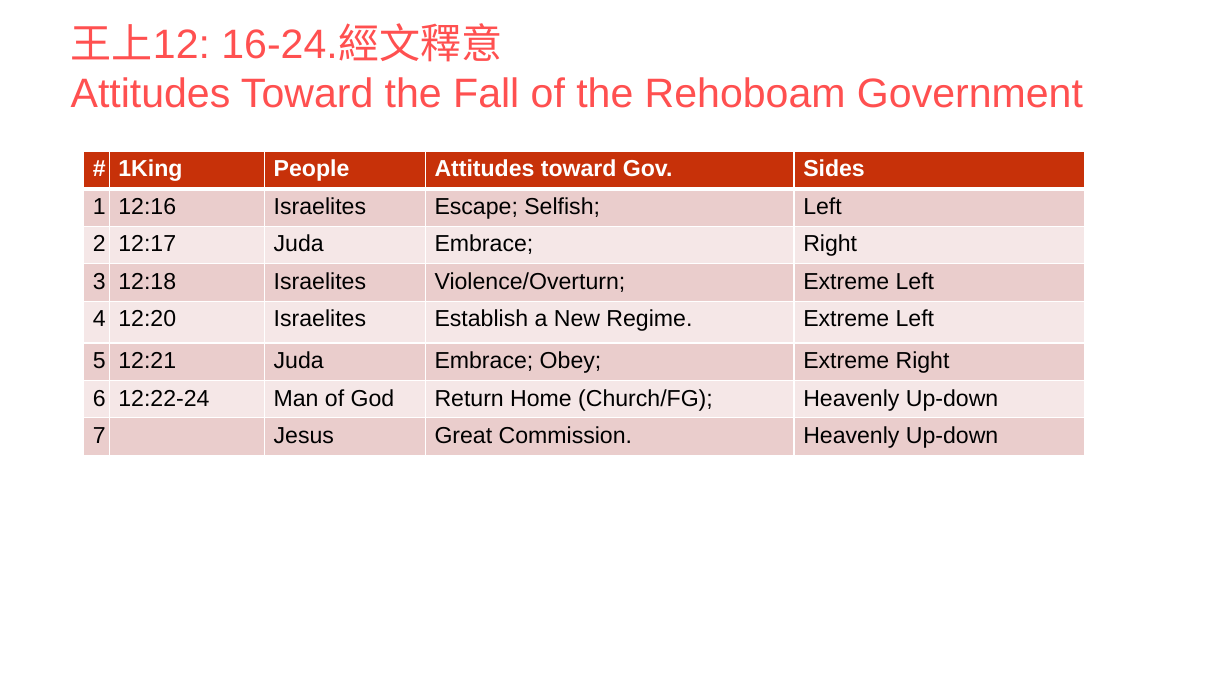
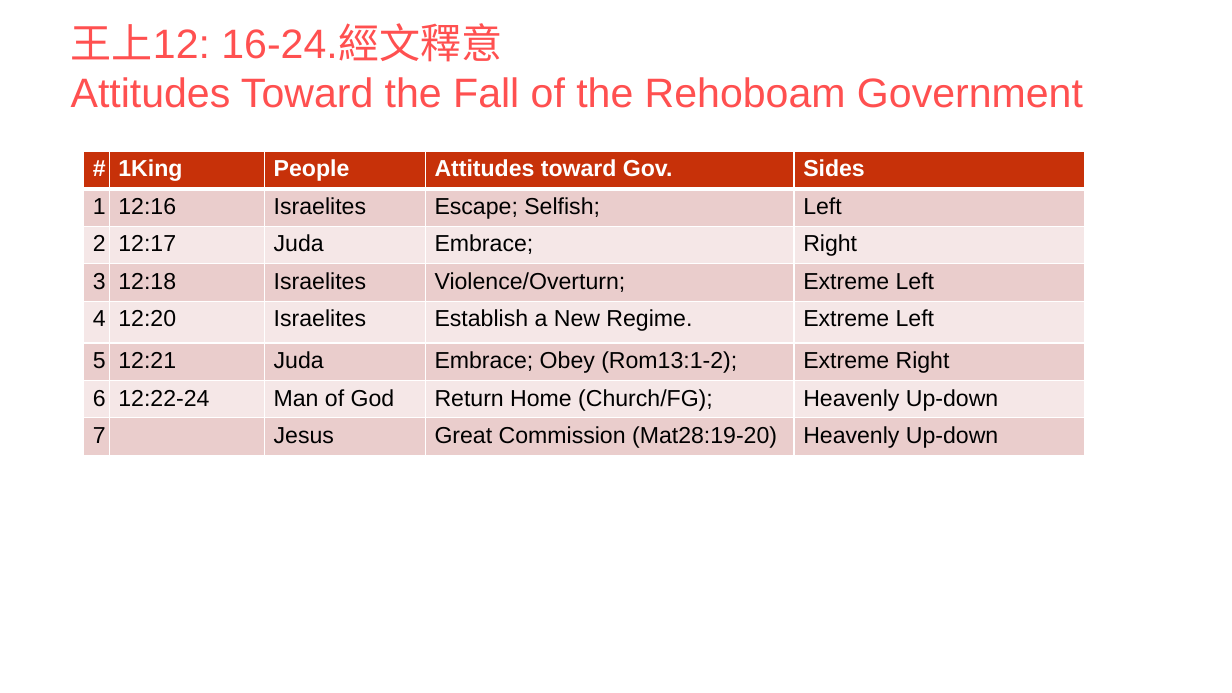
Before and after one commit to wdingbox/accc_2025_pp, a slide deck: slide 2 of work/wk_01.pptx. Drawn at 1232x693 pixels with LibreOffice and Linux fonts; fonts in the diff are those of the drawing; background and template pictures are left out. Boxes give left, top, right and bottom in pixels: in the first picture for what was removed or moved away, otherwise in the second. Text is boxed around its words. In the diff, an @@ line names an element or a change of style, - is before the commit and + after.

```diff
--- a/work/wk_01.pptx
+++ b/work/wk_01.pptx
@@ table at bbox=[83, 152, 1085, 456] @@
-row 6, column 4: Embrace; Obey;
+row 6, column 4: Embrace; Obey (Rom13:1-2);
-row 8, column 4: Great Commission.
+row 8, column 4: Great Commission (Mat28:19-20)
```
Also in this commit, not shown: 1 other file.
